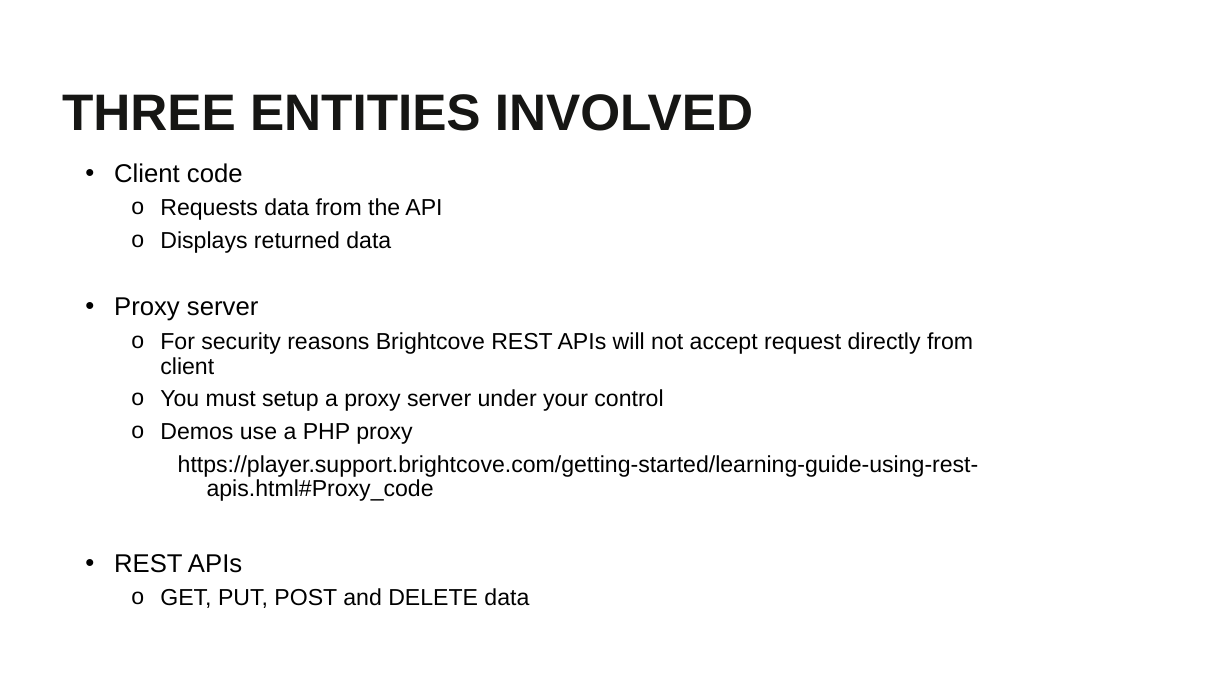
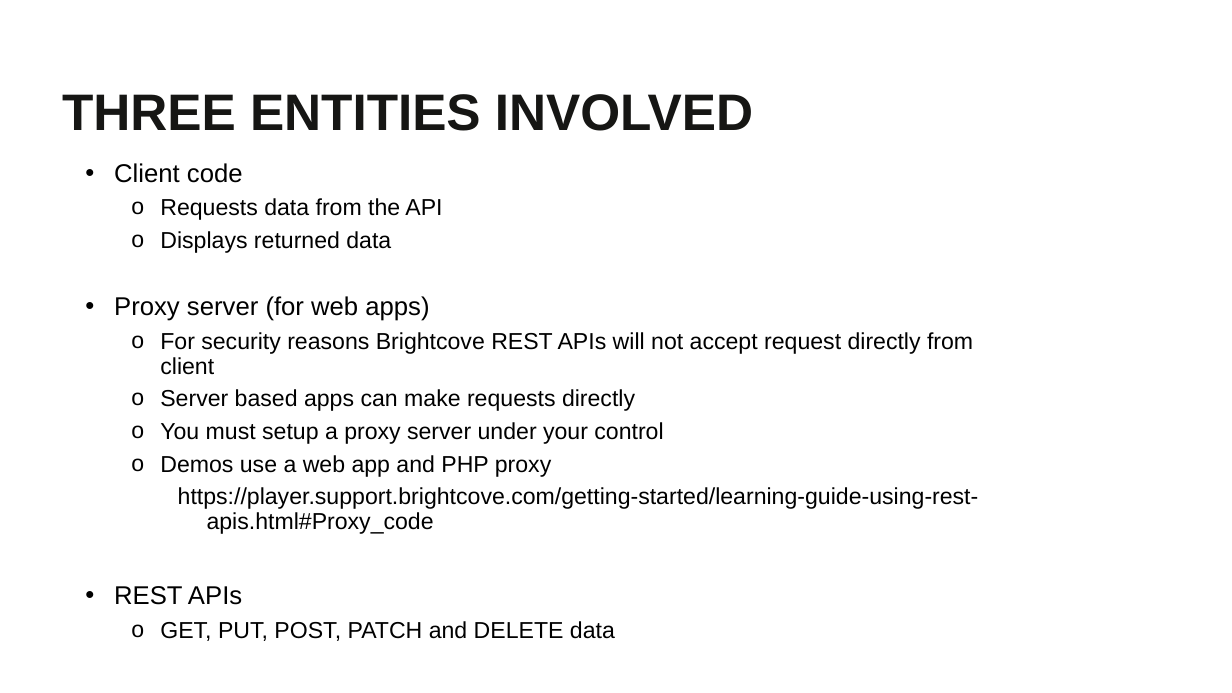
Before and after one commit to BrightcoveLearning/BCL-LearningSamples, a slide deck: slide 10 of PLAYTV2020/matt-boles-video.pptx. Drawn at 1232x693 pixels with LibreOffice and Linux fonts; fonts in the diff are those of the drawing; background and template pictures are left out. Boxes give left, top, right and bottom in pixels: in the first picture for what was removed or moved away, otherwise in the second. Text is boxed around its words. In the diff, an @@ line names an element or a change of style, - is before the commit and + after.

```diff
--- a/PLAYTV2020/matt-boles-video.pptx
+++ b/PLAYTV2020/matt-boles-video.pptx
@@ text at [114,296,429,321]: text changed @@
-• Proxy server
+• Proxy server (for web apps)
@@ text at [160,389,635,411]: paragraph added @@
+  o Server based apps can make requests directly
@@ text at [160,455,551,477]: text changed @@
-  o Demos use a PHP proxy
+  o Demos use a web app and PHP proxy
@@ text at [160,621,615,641]: text changed @@
-  o GET, PUT, POST and DELETE data
+  o GET, PUT, POST, PATCH and DELETE data
```
Also in this commit, not shown: 5 other slides changed.
